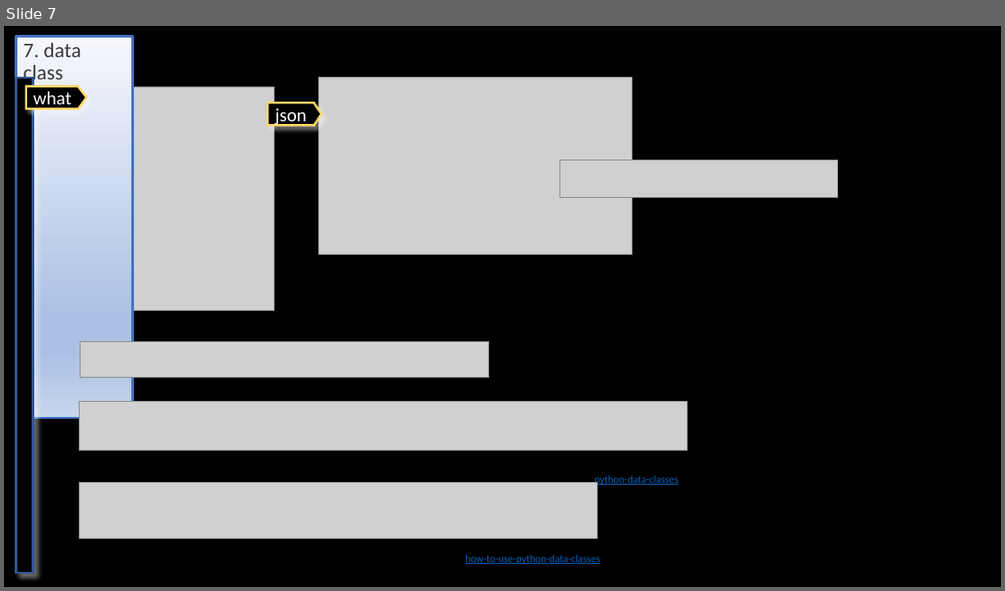
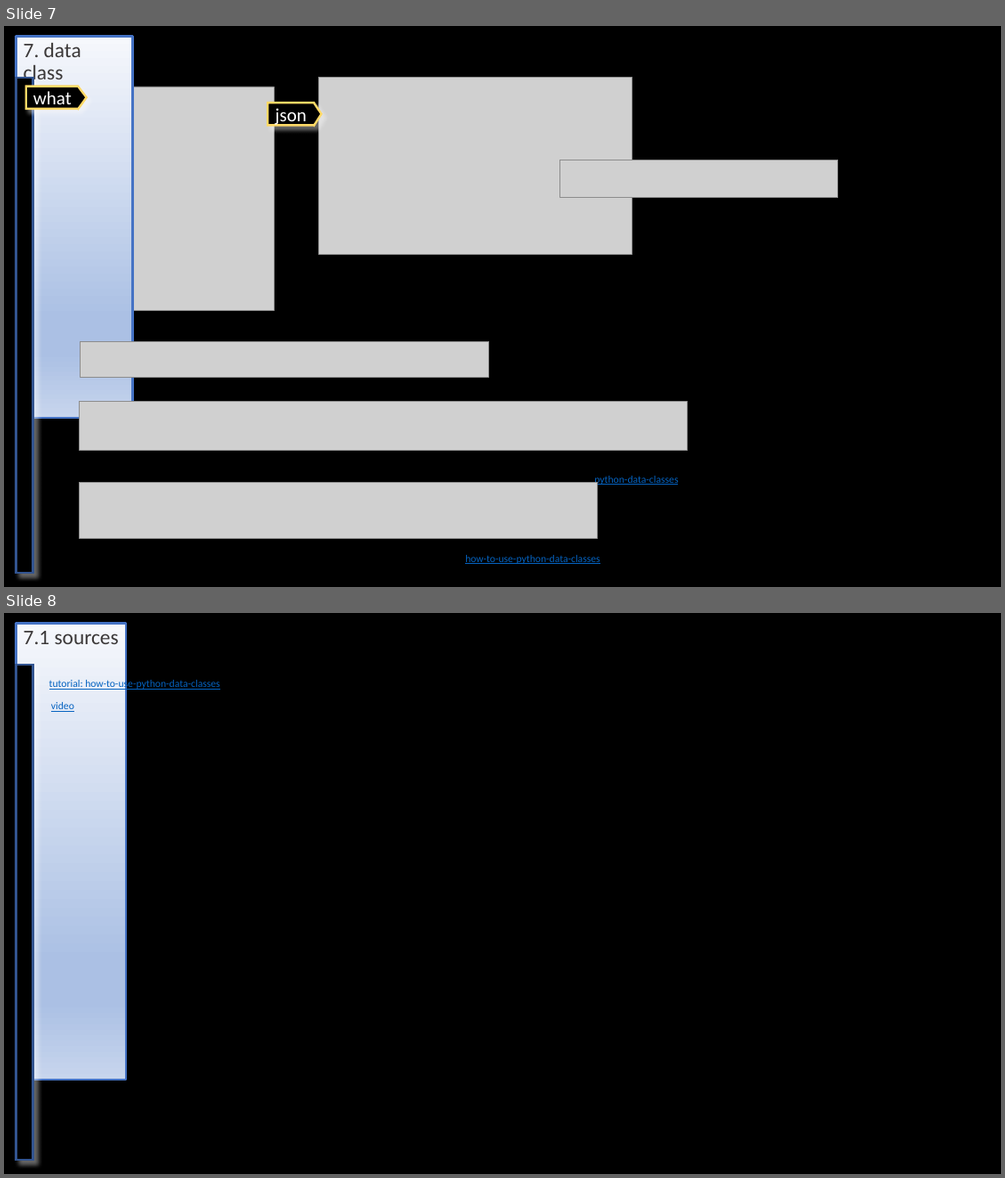
Before and after one commit to 1010836/portfolio, a slide deck: python/language/oop/oop.pptx. Shown one above the other, each under a label of ours: slide 7 before the commit, slides 7 and 8 after it. The pictures are 1005x591 and 1005x1178 pixels, drawn with LibreOffice and Linux fonts; fonts in the diff are those of the drawing; grey boxes stand for pictures; background and template pictures are left out. Boxes give left, top, right and bottom in pixels: in the first picture for what was removed or moved away, otherwise in the second. Text is boxed around its words. In the diff, an @@ line names an element or a change of style, - is before the commit and + after.

Commit message:
python

```diff
--- a/python/language/oop/oop.pptx
+++ b/python/language/oop/oop.pptx
@@ slide 8 added at (x1=4, y1=613, x2=1001, y2=1174), background #000000 @@
@@ title added at (x1=16, y1=624, x2=127, y2=653), fill gradient #F6F8FC to #ABC0E4 to #C7D5ED, outline #4472C4 2 pt, 20 pt, text #3B3838 @@
+7.1 sources
@@ rectangle added at (x1=16, y1=665, x2=33, y2=1159), fill #000000, outline #325491 2 pt @@
@@ text added at (x1=49, y1=679, x2=219, y2=690), 10 pt, text #0563C1, underline @@
+tutorial: how-to-use-python-data-classes
@@ text added at (x1=51, y1=702, x2=74, y2=712), 10 pt, text #0563C1, underline @@
+video
```
Also in this commit, not shown: 5 other slides added, 30 other files.
